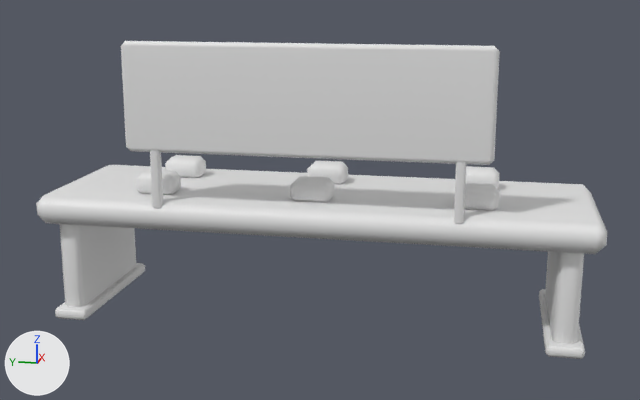
An edit to the FBX model Content/TheFinalTake/Meshes/Studio/Stations/SM_Station_ReelTray.fbx, drawn before and after from the same camera.
Rendered twice from a 50 mm camera at (-3.01, -0.601, 1.165) aimed at (-0.022, -0.003, 0.418). The axes (+X, +Y, +Z) are drawn at lower left. The lights are the same throughout. The first picture is the older version. Where no turn or scale is listed for an object, it has been applied to the vertices.

Objects in the first picture: 'SM_Station_ReelTray'.
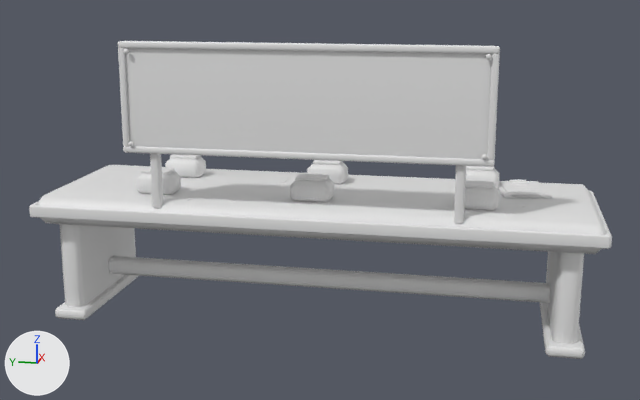
Where the change shows, as pixel boxes [x1, y1, x2, y2] in the pictures (640 x 400 px):
'SM_Station_ReelTray', reshaped
    before: [36, 41, 607, 359]
    after: [29, 41, 612, 359]
part 1 of me_sm_station_reeltray_001, added
    after: [590, 191, 612, 248]
part 2 of me_sm_station_reeltray_001, added
    after: [30, 205, 611, 249]
part 3 of me_sm_station_reeltray_001, added
    after: [109, 256, 550, 303]
part 4 of me_sm_station_reeltray_001, added
    after: [141, 167, 175, 174]
part 5 of me_sm_station_reeltray_001, added
    after: [170, 154, 201, 159]
part 6 of me_sm_station_reeltray_001, added
    after: [296, 174, 329, 181]
part 7 of me_sm_station_reeltray_001, added
    after: [313, 160, 343, 165]
part 8 of me_sm_station_reeltray_001, added
    after: [465, 181, 494, 189]
part 9 of me_sm_station_reeltray_001, added
    after: [466, 166, 494, 171]
part 10 of me_sm_station_reeltray_001, added
    after: [123, 146, 495, 167]
part 11 of me_sm_station_reeltray_001, added
    after: [118, 41, 500, 54]
part 12 of me_sm_station_reeltray_001, added
    after: [118, 48, 129, 146]
part 13 of me_sm_station_reeltray_001, added
    after: [487, 54, 500, 160]
part 14 of me_sm_station_reeltray_001, added
    after: [509, 180, 529, 184]
part 15 of me_sm_station_reeltray_001, added
    after: [40, 141, 607, 254]

What changed in the scene script:
```text
Change me_sm_station_reeltray_001:
    remove me_sm_station_reeltray_001.from_pydata(...)  # 336 vertices, 616 faces; spans x -0.3..0.3, y -0.95..0.95, z 0.0..0.98
    add me_sm_station_reeltray_001.from_pydata(...)  # 1232 vertices, 2244 faces; spans x -0.32..0.31, y -0.96..0.96, z 0.0..0.98
    me_sm_station_reeltray_001 part 1: the loose piece of 24 vertices spanning x -0.28..0.28, y -0.91..-0.79, z 0.0..0.04 is copied, and the copy is scaled about its middle by (1.11, 0.109, 1.21), then moved by (0.0, -0.1, 0.38); it spans x -0.31..0.31, y -0.96..-0.94, z 0.38..0.42
    me_sm_station_reeltray_001 part 2: the loose piece of 24 vertices spanning x -0.3..-0.26, y -0.6..0.6, z 0.62..0.98 is copied, and the copy is scaled about its middle by (0.465, 1.61, 0.104), then moved by (-0.02, 0.0, -0.4); it spans x -0.31..-0.29, y -0.96..0.96, z 0.38..0.42
    me_sm_station_reeltray_001 part 3: the loose piece of 24 vertices spanning x -0.3..0.3, y -0.95..0.95, z 0.35..0.45 is copied, and the copy is scaled about its middle by (0.0739, 0.871, 0.647), then moved by (0.0, 0.0, -0.28); it spans x -0.03..0.03, y -0.82..0.82, z 0.09..0.15
    me_sm_station_reeltray_001 part 4: the loose piece of 24 vertices spanning x -0.19..-0.09, y 0.48..0.62, z 0.44..0.52 is copied, and the copy is scaled about its middle by (0.751, 0.845, 0.153), then moved by (0.0, 0.0, 0.04); it spans x -0.17..-0.11, y 0.5..0.6, z 0.52..0.53
    me_sm_station_reeltray_001 part 5: the loose piece of 24 vertices spanning x 0.09..0.19, y 0.48..0.62, z 0.44..0.52 is copied, and the copy is scaled about its middle by (0.751, 0.845, 0.153), then moved by (0.0, 0.0, 0.04); it spans x 0.11..0.17, y 0.5..0.6, z 0.52..0.53
    me_sm_station_reeltray_001 part 6: the loose piece of 24 vertices spanning x -0.19..-0.09, y -0.07..0.07, z 0.44..0.52 is copied, and the copy is scaled about its middle by (0.751, 0.845, 0.154), then moved by (0.0, 0.0, 0.04); it spans x -0.17..-0.11, y -0.05..0.05, z 0.52..0.53
    me_sm_station_reeltray_001 part 7: the loose piece of 24 vertices spanning x 0.09..0.19, y -0.07..0.07, z 0.44..0.52 is copied, and the copy is scaled about its middle by (0.751, 0.845, 0.154), then moved by (0.0, 0.0, 0.04); it spans x 0.11..0.17, y -0.05..0.05, z 0.52..0.53
    me_sm_station_reeltray_001 part 8: the loose piece of 24 vertices spanning x -0.19..-0.09, y -0.62..-0.48, z 0.44..0.52 is copied, and the copy is scaled about its middle by (0.751, 0.845, 0.155), then moved by (0.0, 0.0, 0.04); it spans x -0.17..-0.11, y -0.6..-0.5, z 0.52..0.53
    me_sm_station_reeltray_001 part 9: the loose piece of 24 vertices spanning x 0.09..0.19, y -0.62..-0.48, z 0.44..0.52 is copied, and the copy is scaled about its middle by (0.751, 0.845, 0.155), then moved by (0.0, 0.0, 0.04); it spans x 0.11..0.17, y -0.6..-0.5, z 0.52..0.53
    me_sm_station_reeltray_001 part 10: the loose piece of 24 vertices spanning x -0.3..-0.26, y -0.6..0.6, z 0.62..0.98 is copied, and the copy is scaled about its middle by (0.229, 1.01, 0.0475), then moved by (-0.03, 0.0, -0.17); it spans x -0.31..-0.3, y -0.6..0.6, z 0.62..0.64
    me_sm_station_reeltray_001 part 11: the loose piece of 24 vertices spanning x -0.3..-0.26, y -0.6..0.6, z 0.62..0.98 is copied, and the copy is scaled about its middle by (0.23, 1.01, 0.0476), then moved by (-0.03, 0.0, 0.17); it spans x -0.31..-0.3, y -0.6..0.6, z 0.96..0.98
    me_sm_station_reeltray_001 part 12: the loose piece of 24 vertices spanning x -0.3..-0.26, y 0.48..0.52, z 0.43..0.77 is copied, and the copy is scaled about its middle by (0.199, 0.68, 0.947), then moved by (-0.03, 0.09, 0.2); it spans x -0.31..-0.3, y 0.58..0.6, z 0.64..0.96
    me_sm_station_reeltray_001 part 13: the loose piece of 24 vertices spanning x -0.3..-0.26, y -0.52..-0.48, z 0.43..0.77 is copied, and the copy is scaled about its middle by (0.201, 0.681, 0.947), then moved by (-0.03, -0.09, 0.2); it spans x -0.31..-0.3, y -0.6..-0.58, z 0.64..0.96
    me_sm_station_reeltray_001 part 14: the loose piece of 24 vertices spanning x -0.28..0.28, y -0.91..-0.79, z 0.0..0.04 is copied, and the copy is scaled about its middle by (0.0681, 0.53, 0.364), then moved by (0.19, 0.16, 0.44); it spans x 0.16..0.22, y -0.72..-0.66, z 0.46..0.47
    me_sm_station_reeltray_001 part 15: 352 vertices added at x -0.32..0.27, y -0.92..0.92, z 0.1..0.66
    other edits to the shape of me_sm_station_reeltray_001 do not show in these pictures
```
